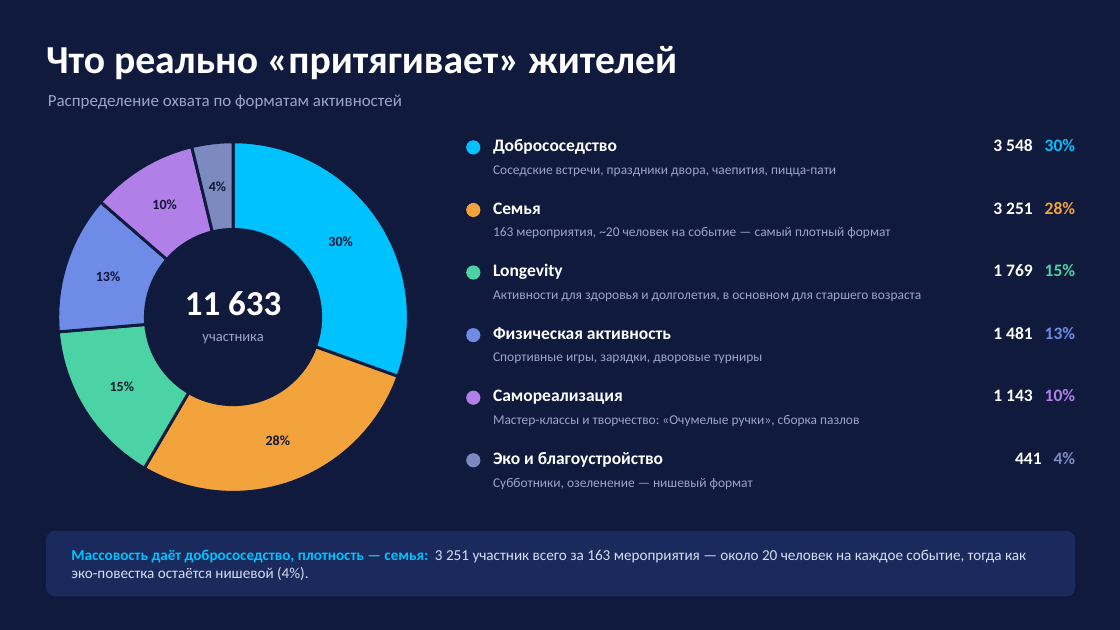
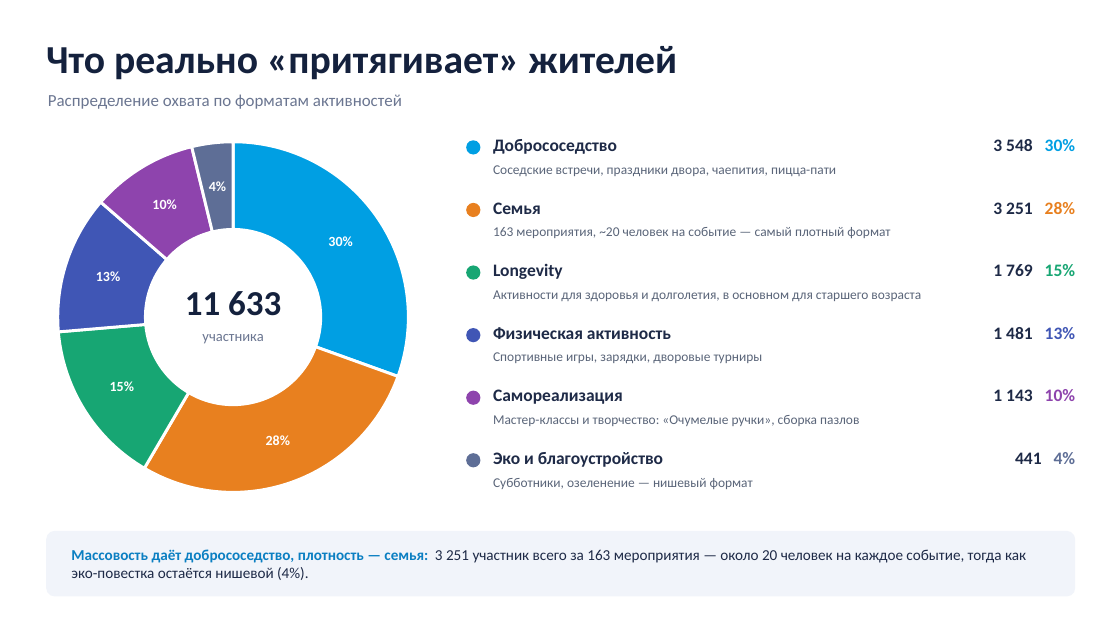
Before and after one commit to jprashkevich/bi-korshiler, a slide deck: slide 1 of slides/formaty-aktivnostey.pptx. Drawn at 1120x630 pixels with LibreOffice and Linux fonts; fonts in the diff are those of the drawing. Boxes give left, top, right and bottom in pixels: in the first picture for what was removed or moved away, otherwise in the second. Text is boxed around its words. In the diff, an @@ line names an element or a change of style, - is before the commit and + after.

```diff
--- a/slides/formaty-aktivnostey.pptx
+++ b/slides/formaty-aktivnostey.pptx
@@ background #101A3D to #FFFFFF @@
@@ text "Что реально «притягивает» жителей" at bbox=[46, 46, 678, 80]: text colour #FFFFFF to #14213D @@
@@ text "Распределение охвата по форматам активностей" at bbox=[48, 94, 402, 109]: text colour #9AA6C9 to #6B7691 @@
@@ doughnut chart at bbox=[29, 130, 437, 504] @@
@@ colours of single points changed @@
@@ ellipse at bbox=[466, 140, 481, 155]: fill #00C2FF to #009FE3 @@
@@ text "3 548 30%" at bbox=[993, 139, 1075, 151]: text colour #FFFFFF to #1E2A47 in "3 548"; text colour #00C2FF to #009FE3 in "30%" @@
@@ ellipse at bbox=[466, 203, 481, 218]: fill #F2A33C to #E8801F @@
@@ text "3 251 28%" at bbox=[993, 202, 1075, 214]: text colour #FFFFFF to #1E2A47 in "3 251"; text colour #F2A33C to #E8801F in "28%" @@
@@ ellipse at bbox=[466, 266, 481, 280]: fill #4CD3A5 to #17A673 @@
@@ text "1 769 15%" at bbox=[993, 264, 1075, 276]: text colour #FFFFFF to #1E2A47 in "1 769"; text colour #4CD3A5 to #17A673 in "15%" @@
@@ text "11 633" at bbox=[185, 291, 281, 316]: text colour #FFFFFF to #14213D @@
@@ text "участника" at bbox=[202, 334, 263, 344]: text colour #9AA6C9 to #6B7691 @@
@@ ellipse at bbox=[466, 328, 481, 342]: fill #6E8BE8 to #4056B5 @@
@@ text "1 481 13%" at bbox=[993, 327, 1075, 339]: text colour #FFFFFF to #1E2A47 in "1 481"; text colour #6E8BE8 to #4056B5 in "13%" @@
@@ text "1 143 10%" at bbox=[993, 389, 1075, 401]: text colour #FFFFFF to #1E2A47 in "1 143"; text colour #B07FE8 to #8E44AD in "10%" @@
@@ ellipse at bbox=[466, 391, 481, 405]: fill #B07FE8 to #8E44AD @@
@@ text colour #FFFFFF to #1E2A47 in 6 elements at bbox=[493, 139, 617, 154], bbox=[493, 202, 541, 214], bbox=[493, 264, 563, 279], bbox=[493, 327, 671, 339], bbox=[493, 389, 623, 404], bbox=[493, 452, 663, 467] @@
@@ text "441 4%" at bbox=[1015, 452, 1076, 464]: text colour #FFFFFF to #1E2A47 in "441"; text colour #7C8AC0 to #5E6E96 in "4%" @@
@@ ellipse at bbox=[466, 453, 481, 467]: fill #7C8AC0 to #5E6E96 @@
@@ text colour #9AA6C9 to #5A6579 in 6 elements at bbox=[493, 165, 836, 176], bbox=[493, 227, 890, 238], bbox=[493, 290, 921, 301], bbox=[493, 352, 763, 363], bbox=[493, 415, 859, 426], bbox=[493, 478, 753, 489] @@
@@ rounded rectangle at bbox=[46, 531, 1075, 597]: fill #1A2A5C to #F1F4FA @@
@@ text "Массовость даёт добрососедство, плотность — ..." at bbox=[71, 549, 1026, 580]: text colour #00C2FF to #0B7FC2 in "Массовость даёт добрососедство, плотность — семья:"; text colour #D6DDF2 to #1E2A47 in "3 251 участник всего за 163 мероприятия ..." @@
```
Also in this commit, not shown: 3 other files.
